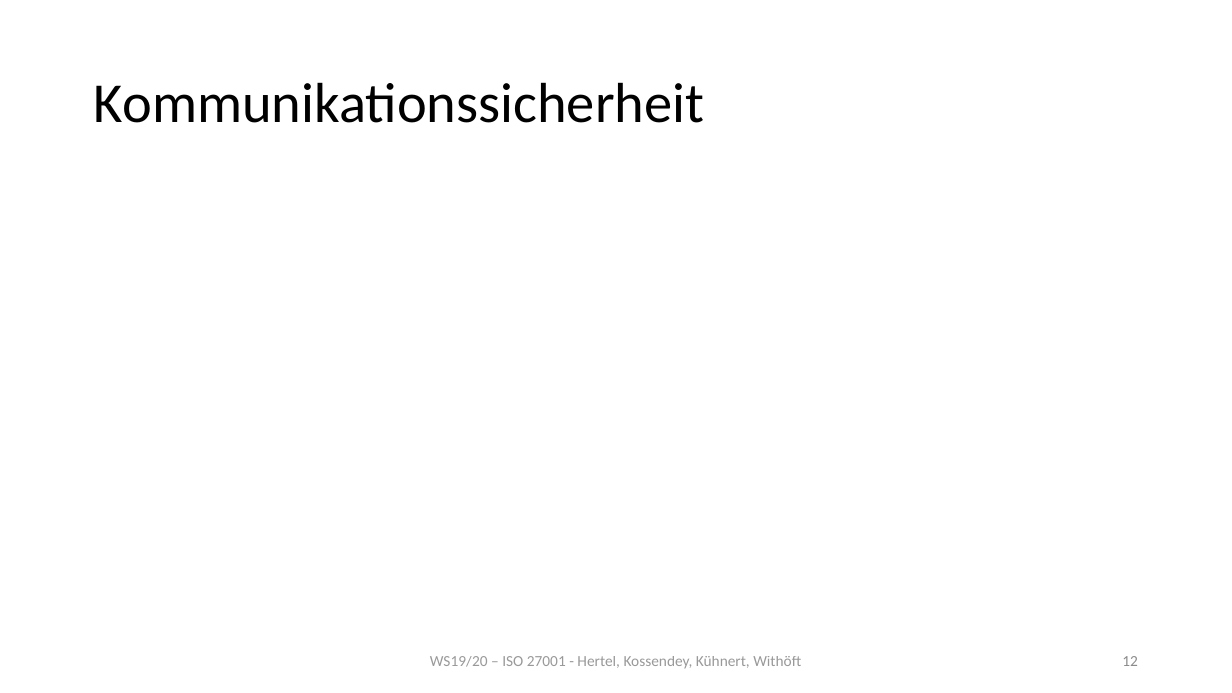
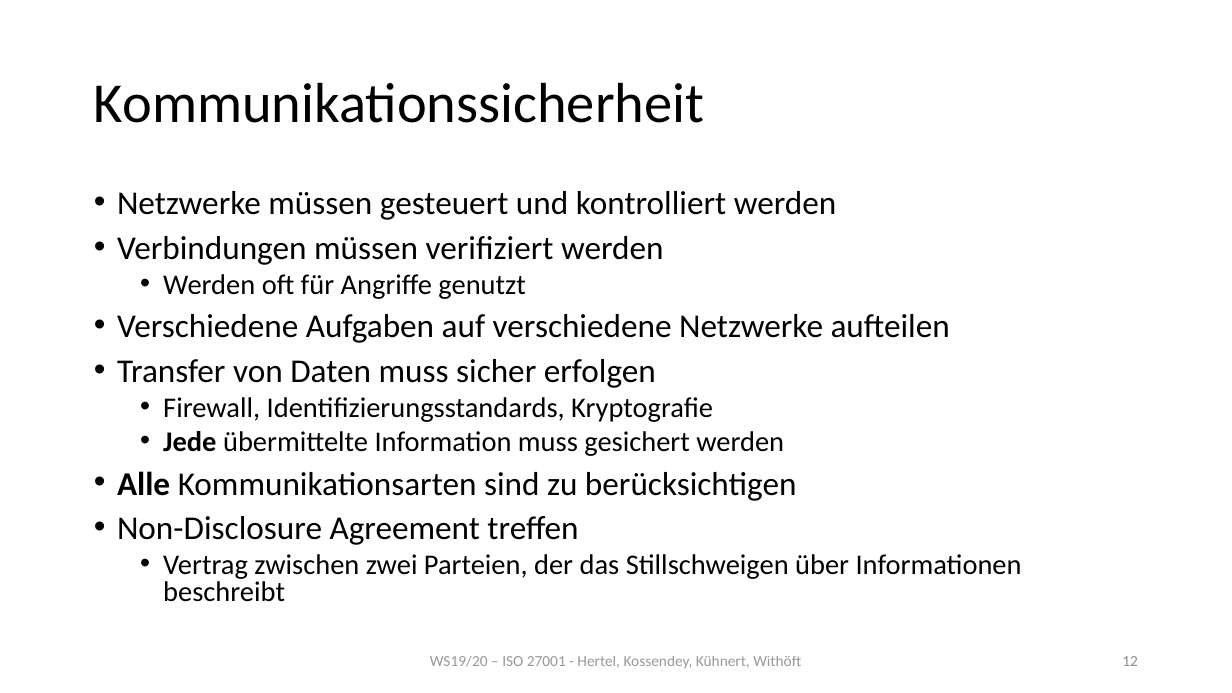
Before and after one commit to mwithoeft/SicherheitUndZuverlaessigkeit, a slide deck: slide 12 of Moritz/merged.pptx. Drawn at 1232x693 pixels with LibreOffice and Linux fonts; fonts in the diff are those of the drawing. Boxes give left, top, right and bottom in pixels: in the first picture for what was removed or moved away, otherwise in the second. Text is boxed around its words. In the diff, an @@ line names an element or a change of style, - is before the commit and + after.

Commit message:
Kommunikationssicherheit

```diff
--- a/Moritz/merged.pptx
+++ b/Moritz/merged.pptx
@@ text added at <box>117,191,1022,602</box>, 25.9 pt, text #000000 @@
+• Netzwerke müssen gesteuert und kontrolliert werden
+• Verbindungen müssen verifiziert werden
+  • Werden oft für Angriffe genutzt
+• Verschiedene Aufgaben auf verschiedene Netzwerke aufteilen
+• Transfer von Daten muss sicher erfolgen
+  • Firewall, Identifizierungsstandards, Kryptografie
+  • Jede übermittelte Information muss gesichert werden
+• Alle Kommunikationsarten sind zu berücksichtigen
+• Non-Disclosure Agreement treffen
+  • Vertrag zwischen zwei Parteien, der das Stillschweigen über Informationen beschreibt
```
